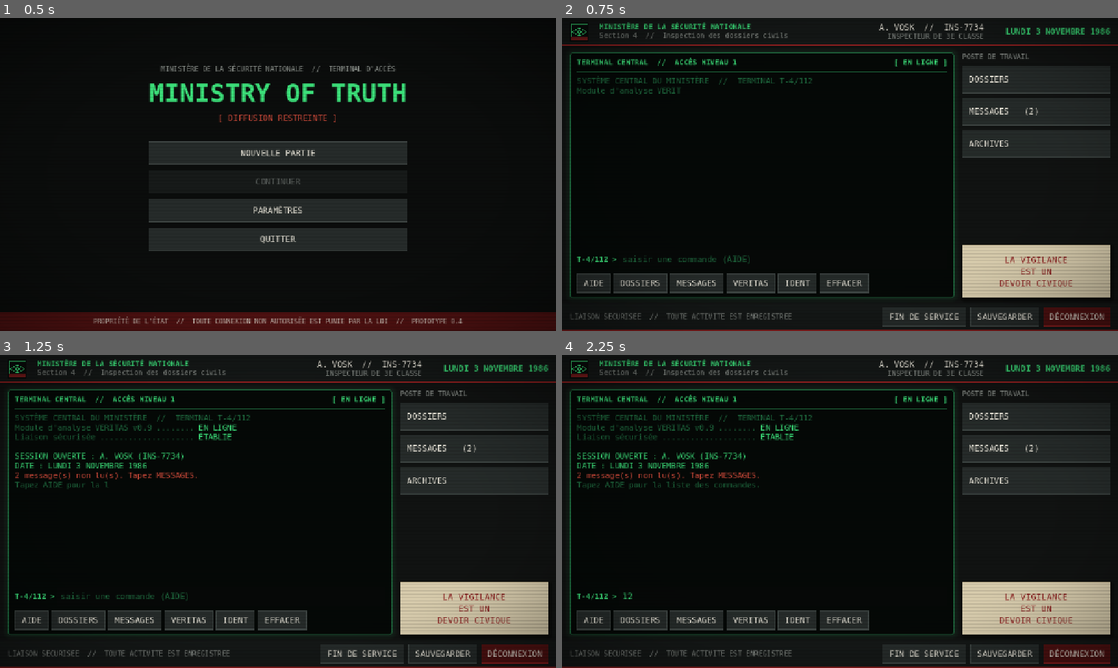
Above: before the commit, frames 1-4 (two rows, left to right).
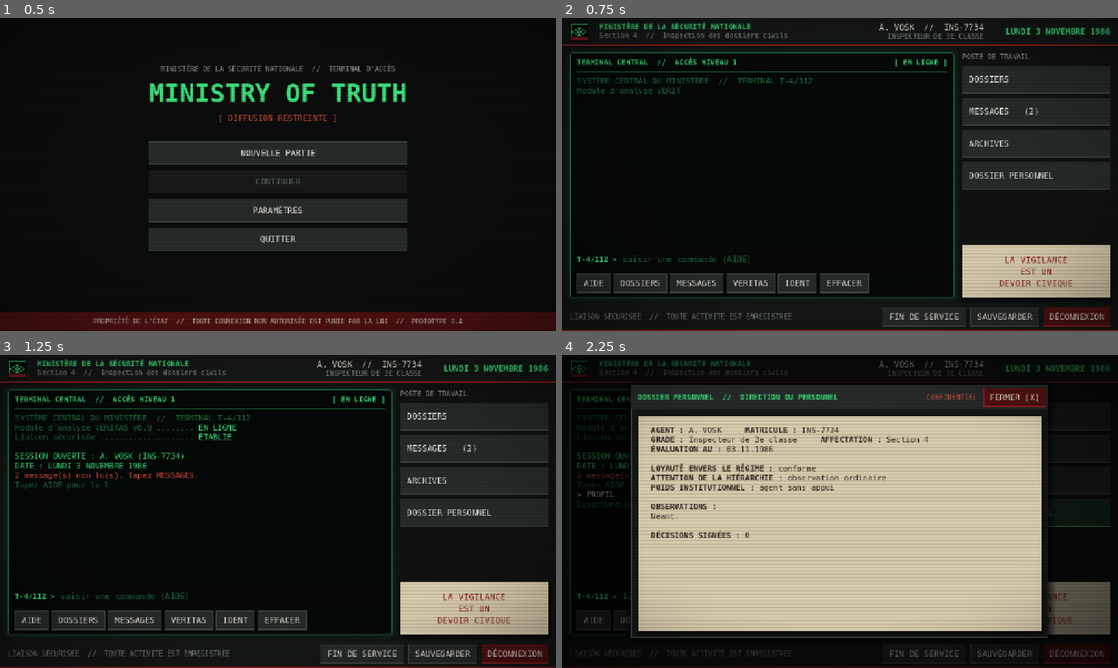
Above: after the commit, the same moments.

Repository: r65z40/truth
Game: Godot game, scene res://scenes/main_menu/main_menu.tscn
Two runs of this game, one before a commit and one after it. Both use one fixed random seed, a clock stepped at 60 frames per second and the inputs below.
Inputs (mouse positions are in pixels of both pictures, inside the frame that each line leads up to):
- Up to frame 1 (0.5 s): no input
- Up to frame 2 (0.75 s): click "NOUVELLE PARTIE" at 0.5 s
- Up to frame 3 (1.25 s): no input
- Up to frame 4 (2.25 s): click (784, 596) at 1.27 s; type "12" at 1.35 s; click (1034, 511) at 2 s, where only the run after the commit has a clickable "DOSSIER PERSONNEL"

Frame 1 is identical in both runs. In frame 2, 0.3% of the frame differs, in the area x 72-99%, y 49-55%; in frame 3, 0.3%; in frame 4, 61%, in the area x 0-100%, y 1-100%.

Commit message:
Dossier personnel : évaluation de l'agent en mots, sans chiffres
- Assessment + data/assessment.json : paliers d'appréciation et observations
- Fenêtre Dossier personnel (bouton + commande PROFIL)
- Tests de l'évaluation et de l'ouverture de la fenêtre (262 vérifications)
- Documentation : choix de fen sur l'affichage des indicateurs

Co-Authored-By: Claude Opus 5.5 (1M context) <noreply@anthropic.com>
Claude-Session: https://claude.ai/code/session_01S6Q64qV8A21FGrmgUc6GYw

Diff:
--- /dev/null
+++ b/data/assessment.json
@@ -0,0 +1,43 @@
+{
+	"indicators": [
+		{
+			"id": "loyalty",
+			"label": "Loyauté envers le régime",
+			"levels": [
+				{"below": 25, "text": "douteuse"},
+				{"below": 45, "text": "à confirmer"},
+				{"below": 65, "text": "conforme"},
+				{"below": 80, "text": "affirmée"},
+				{"below": 101, "text": "exemplaire"}
+			]
+		},
+		{
+			"id": "suspicion",
+			"label": "Attention de la hiérarchie",
+			"levels": [
+				{"below": 15, "text": "aucune réserve"},
+				{"below": 30, "text": "observation ordinaire"},
+				{"below": 50, "text": "vigilance accrue"},
+				{"below": 70, "text": "surveillance renforcée"},
+				{"below": 101, "text": "enquête interne envisagée"}
+			]
+		},
+		{
+			"id": "influence",
+			"label": "Poids institutionnel",
+			"levels": [
+				{"below": 10, "text": "agent inconnu des services"},
+				{"below": 20, "text": "agent sans appui"},
+				{"below": 35, "text": "nom connu à l'étage"},
+				{"below": 55, "text": "avis écouté"},
+				{"below": 101, "text": "agent influent"}
+			]
+		}
+	],
+	"flag_notes": [
+		{"flag": "player.reprimanded", "text": "Note versée au dossier : « manque de discernement dans le traitement d'un dossier civil »."},
+		{"flag": "milice.ally", "text": "Relations : bénéficie de la bienveillance de la Milice du District 9."},
+		{"flag": "milice.enemy", "text": "Relations : objet d'une plainte de la Milice du District 9."},
+		{"flag": "40921.orlik_confessed", "text": "Mention : méthode d'instruction remarquée par la hiérarchie."}
+	]
+}
--- a/scenes/desk/desk.gd
+++ b/scenes/desk/desk.gd
@@ -12,6 +12,7 @@
 	"dossiers": %DossiersWindow,
 	"messages": %MessagesWindow,
 	"archives": %ArchivesWindow,
+	"personnel": %PersonnelWindow,
 }
 
 @onready var _date_label: Label = %DateLabel
@@ -37,6 +38,7 @@
 	%DossiersButton.pressed.connect(terminal.submit_command.bind("DOSSIERS"))
 	_messages_button.pressed.connect(terminal.submit_command.bind("MESSAGES"))
 	%ArchivesButton.pressed.connect(terminal.submit_command.bind("ARCHIVES"))
+	%PersonnelButton.pressed.connect(terminal.submit_command.bind("PROFIL"))
 	%SaveButton.pressed.connect(terminal.submit_command.bind("SAUVER"))
 	%MenuButton.pressed.connect(terminal.submit_command.bind("MENU"))
 	%EndDayButton.pressed.connect(terminal.submit_command.bind("FIN"))
--- a/scenes/desk/desk.tscn
+++ b/scenes/desk/desk.tscn
@@ -6,6 +6,7 @@
 [ext_resource type="PackedScene" path="res://scenes/ui/windows/messages_window.tscn" id="4_messages"]
 [ext_resource type="PackedScene" path="res://scenes/ui/windows/archives_window.tscn" id="5_archives"]
 [ext_resource type="Texture2D" path="res://icon.svg" id="6_icon"]
+[ext_resource type="PackedScene" path="res://scenes/ui/windows/personnel_window.tscn" id="7_personnel"]
 
 [node name="Desk" type="Control"]
 layout_mode = 3
@@ -143,6 +144,14 @@
 layout_mode = 2
 focus_mode = 0
 text = "ARCHIVES"
+alignment = 0
+
+[node name="PersonnelButton" type="Button" parent="Main/Body/Columns/Side"]
+unique_name_in_owner = true
+custom_minimum_size = Vector2(0, 64)
+layout_mode = 2
+focus_mode = 0
+text = "DOSSIER PERSONNEL"
 alignment = 0
 
 [node name="Spacer" type="Control" parent="Main/Body/Columns/Side"]
@@ -233,6 +242,10 @@
 unique_name_in_owner = true
 layout_mode = 1
 
+[node name="PersonnelWindow" parent="WindowLayer" instance=ExtResource("7_personnel")]
+unique_name_in_owner = true
+layout_mode = 1
+
 [node name="DayTransition" type="ColorRect" parent="."]
 unique_name_in_owner = true
 visible = false
--- a/scenes/ui/terminal/terminal_commands.gd
+++ b/scenes/ui/terminal/terminal_commands.gd
@@ -20,6 +20,9 @@
 	"ARCHIVES": [Action.OPEN_APP, "archives"],
 	"ARCHIVE": [Action.OPEN_APP, "archives"],
 	"ARC": [Action.OPEN_APP, "archives"],
+	"PROFIL": [Action.OPEN_APP, "personnel"],
+	"PERSONNEL": [Action.OPEN_APP, "personnel"],
+	"EVALUATION": [Action.OPEN_APP, "personnel"],
 	"EFFACER": [Action.CLEAR, ""],
 	"CLS": [Action.CLEAR, ""],
 	"CLEAR": [Action.CLEAR, ""],
@@ -44,6 +47,7 @@
 	"  DOSSIERS   ouvrir les dossiers assignés",
 	"  MESSAGES   consulter la messagerie interne",
 	"  ARCHIVES   accéder aux archives",
+	"  PROFIL     consulter votre dossier personnel",
 	"  IDENT      afficher l'identité de l'agent",
 	"  DATE       afficher la date du jour",
 	"  VERITAS    consulter le système d'analyse",
--- /dev/null
+++ b/scenes/ui/windows/personnel_window.gd
@@ -0,0 +1,25 @@
+extends MinistryWindow
+## Fenêtre « Dossier personnel » : l'évaluation de l'agent par sa hiérarchie,
+## en appréciations (jamais en chiffres).
+
+@onready var _text: RichTextLabel = %PersonnelText
+
+
+func _on_opened() -> void:
+	var assessment := Assessment.describe(GameState.indicators, GameState.flags)
+	var lines: PackedStringArray = []
+	lines.append("[b]AGENT :[/b] %s     [b]MATRICULE :[/b] %s" % [GameState.player.name, GameState.player.badge])
+	lines.append("[b]GRADE :[/b] %s     [b]AFFECTATION :[/b] Section 4" % GameState.get_rank_title())
+	lines.append("[b]ÉVALUATION AU :[/b] %s" % GameState.get_date_short())
+	lines.append("")
+	for line in assessment.lines:
+		lines.append("[b]%s :[/b] %s" % [line.label.to_upper(), line.text])
+	lines.append("")
+	lines.append("[b]OBSERVATIONS :[/b]")
+	if assessment.notes.is_empty():
+		lines.append("Néant.")
+	for note in assessment.notes:
+		lines.append("- " + note)
+	lines.append("")
+	lines.append("[b]DÉCISIONS SIGNÉES :[/b] %d" % GameState.decisions.size())
+	_text.text = "\n".join(lines)
--- /dev/null
+++ b/scenes/ui/windows/personnel_window.tscn
@@ -0,0 +1,39 @@
+[gd_scene format=3]
+
+[ext_resource type="Script" path="res://scenes/ui/windows/personnel_window.gd" id="1_script"]
+
+[node name="PersonnelWindow" type="PanelContainer"]
+anchors_preset = 15
+anchor_right = 1.0
+anchor_bottom = 1.0
+offset_left = 160.0
+offset_top = 70.0
+offset_right = -160.0
+offset_bottom = -70.0
+grow_horizontal = 2
+grow_vertical = 2
+script = ExtResource("1_script")
+window_title = "DOSSIER PERSONNEL  //  DIRECTION DU PERSONNEL"
+classification = "CONFIDENTIEL"
+
+[node name="Layout" type="VBoxContainer" parent="."]
+layout_mode = 2
+theme_override_constants/separation = 0
+
+[node name="Content" type="MarginContainer" parent="Layout"]
+layout_mode = 2
+size_flags_vertical = 3
+theme_override_constants/margin_left = 16
+theme_override_constants/margin_top = 14
+theme_override_constants/margin_right = 16
+theme_override_constants/margin_bottom = 14
+
+[node name="Paper" type="PanelContainer" parent="Layout/Content"]
+layout_mode = 2
+theme_type_variation = &"DocumentPanel"
+
+[node name="PersonnelText" type="RichTextLabel" parent="Layout/Content/Paper"]
+unique_name_in_owner = true
+layout_mode = 2
+theme_type_variation = &"DocumentText"
+bbcode_enabled = true
--- /dev/null
+++ b/scripts/core/assessment.gd
@@ -0,0 +1,29 @@
+class_name Assessment
+extends RefCounted
+## Évaluation de l'agent en mots, sans chiffres : traduit les indicateurs internes
+## et certains drapeaux en appréciations administratives (data/assessment.json).
+## Le joueur comprend sa situation sans voir de jauge.
+
+const DATA_PATH := "res://data/assessment.json"
+
+
+## Renvoie {lines: [{label, text}], notes: [String]} pour les indicateurs et drapeaux donnés.
+static func describe(indicators: Dictionary, flags: Dictionary) -> Dictionary:
+	var data := DataLoader.load_json(DATA_PATH)
+	var lines := []
+	for indicator in data.get("indicators", []):
+		var value := int(indicators.get(indicator.id, 0))
+		lines.append({"label": indicator.label, "text": level_text(indicator.levels, value)})
+	var notes := []
+	for note in data.get("flag_notes", []):
+		if flags.get(note.flag) == true:
+			notes.append(note.text)
+	return {"lines": lines, "notes": notes}
+
+
+## Texte du premier palier dont la borne "below" dépasse la valeur.
+static func level_text(levels: Array, value: int) -> String:
+	for level in levels:
+		if value < int(level.below):
+			return level.text
+	return levels[-1].text if not levels.is_empty() else "?"
--- a/tests/capture_screens.gd
+++ b/tests/capture_screens.gd
@@ -73,6 +73,8 @@
 	await _snap("17_dossier_51307_interrogatoire")
 	desk.windows.dossiers.select_document("clock_log")
 	await _snap("18_dossier_51307_horloge")
+	desk.terminal.submit_command("profil")
+	await _snap("19_dossier_personnel")
 	get_tree().quit()
 
 
--- a/tests/run_tests.gd
+++ b/tests/run_tests.gd
@@ -45,6 +45,7 @@
 		"test_case_51307_depends_on_first_case",
 		"test_case_51307_contradictions_and_veritas",
 		"test_case_51307_consequences",
+		"test_assessment",
 		"test_terminal_command_parsing",
 		"test_main_menu_scene",
 		"test_desk_scene_flow",
@@ -468,6 +469,21 @@
 	check("51307_reminder" in ids, "rappel si le dossier 51307 traîne")
 
 
+func test_assessment() -> void:
+	var start := Assessment.describe(GameState.indicators, GameState.flags)
+	var texts: Array = start.lines.map(func(l: Dictionary) -> String: return l.text)
+	check(texts == ["conforme", "observation ordinaire", "agent sans appui"], "évaluation de départ : %s" % [texts])
+	check(start.notes.is_empty(), "aucune observation au départ")
+	for line in start.lines:
+		check(not line.text.is_valid_int(), "aucun chiffre affiché (%s)" % line.label)
+	var low := Assessment.describe({"loyalty": 0, "suspicion": 100, "influence": 0}, {})
+	check(low.lines[0].text == "douteuse" and low.lines[1].text == "enquête interne envisagée", "paliers extrêmes")
+	var high := Assessment.describe({"loyalty": 100, "suspicion": 0, "influence": 100}, {"milice.ally": true})
+	check(high.lines[0].text == "exemplaire" and high.lines[2].text == "agent influent", "paliers maximaux")
+	check(high.notes.size() == 1 and high.notes[0].contains("Milice"), "les drapeaux ajoutent des observations")
+	check(Assessment.level_text([{"below": 10, "text": "a"}, {"below": 101, "text": "b"}], 10) == "b", "borne exclusive")
+
+
 # --- Terminal ----------------------------------------------------------------
 
 func test_terminal_command_parsing() -> void:
@@ -532,6 +548,10 @@
 	desk.terminal.submit_command("archives")
 	check(desk.get_open_app() == "archives", "une seule fenêtre ouverte à la fois")
 
+	desk.get_node("%PersonnelButton").pressed.emit()
+	check(desk.get_open_app() == "personnel", "le bouton Dossier personnel ouvre l'évaluation")
+	var personnel_text: String = desk.windows.personnel.get_node("%PersonnelText").get_parsed_text()
+	check(personnel_text.contains("LOYAUTÉ ENVERS LE RÉGIME : conforme"), "l'évaluation est rédigée en mots")
 	desk.terminal.submit_command("commande_bidon")
 	check(desk.terminal.get_log_text().contains("COMMANDE INCONNUE"), "le terminal signale une commande inconnue")
 	desk.terminal.submit_command("ident")
Not shown, added: docs/captures/16_pression_milice.png.import
Not shown, added: docs/captures/17_dossier_51307_interrogatoire.png.import
Not shown, added: docs/captures/18_dossier_51307_horloge.png.import
Binary file added: docs/captures/19_dossier_personnel.png
Not shown, added: scenes/ui/windows/personnel_window.gd.uid
Not shown, added: scripts/core/assessment.gd.uid
Not shown, changed: ARCHITECTURE.md
Not shown, changed: CLAUDE.md
Not shown, changed: GAME_DESIGN.md
Not shown, changed: ROADMAP.md
